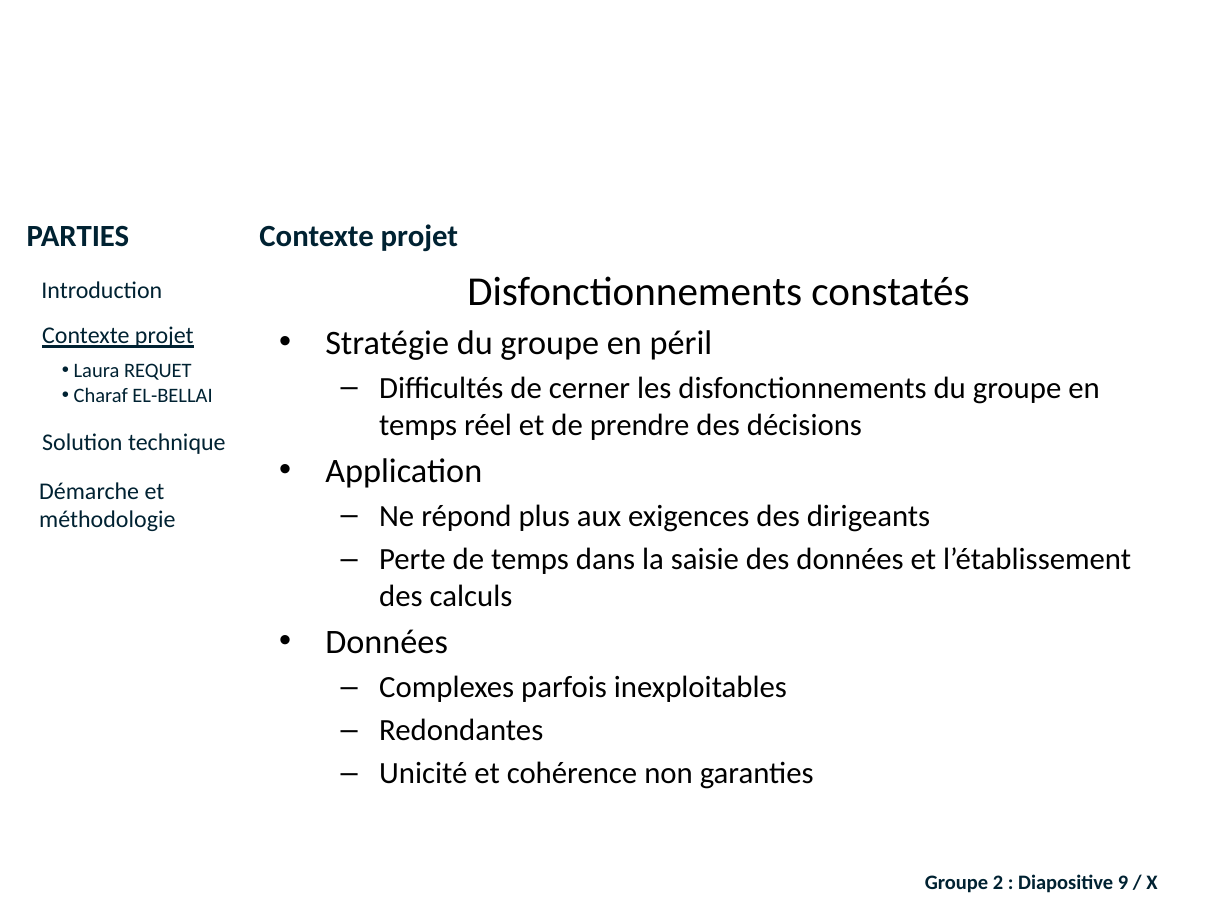
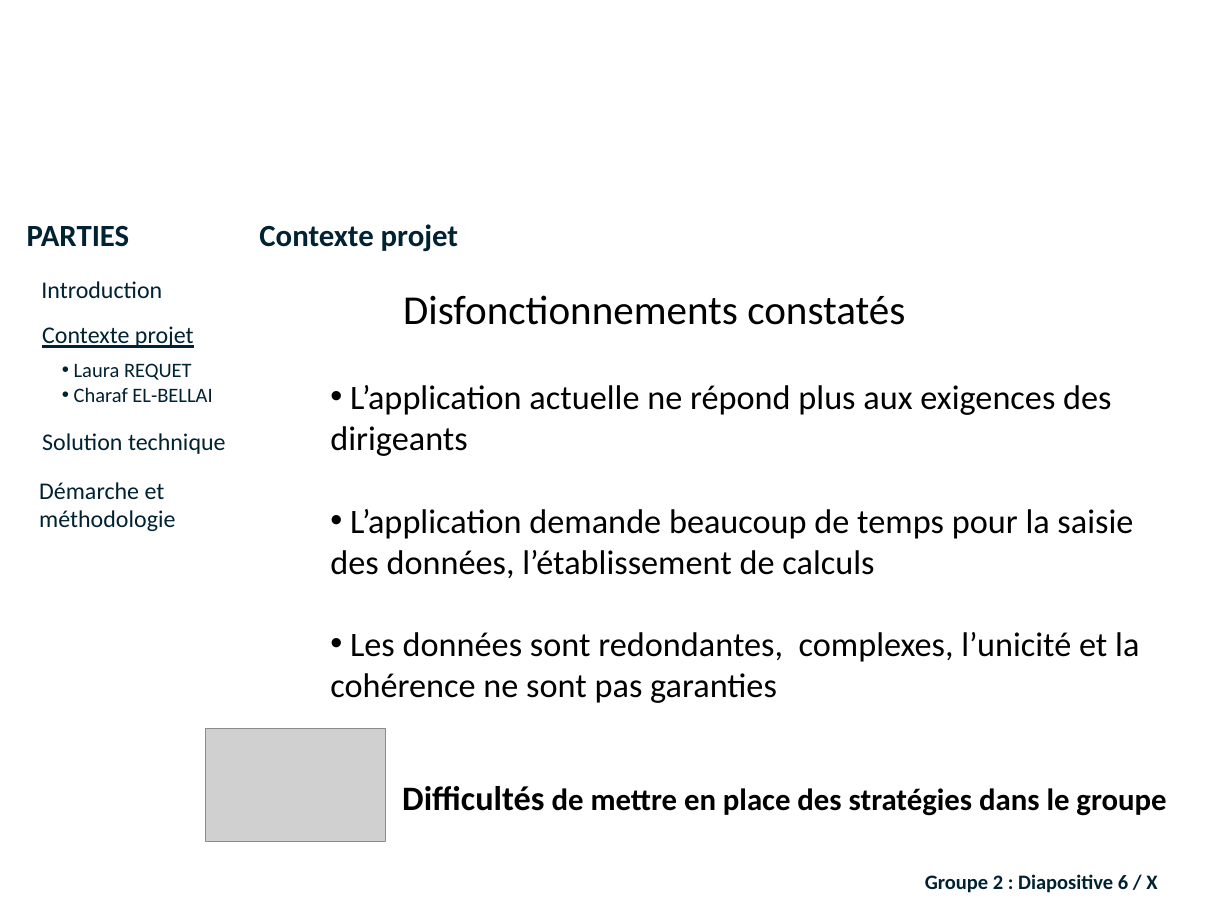
Before and after one commit to lobtec/dartiesgroupe2, a slide deck: slide 6 of PROJET/Soutenance Finale/Présentation finale.pptx (slide 9 before the commit). Drawn at 1232x924 pixels with LibreOffice and Linux fonts; fonts in the diff are those of the drawing; grey boxes stand for pictures; background and template pictures are left out. Boxes give left, top, right and bottom in pixels: in the first picture for what was removed or moved away, otherwise in the second. Text is boxed around its words. In the diff, an @@ line names an element or a change of style, - is before the commit and + after.

```diff
--- a/PROJET/Soutenance Finale/Présentation finale.pptx
+++ b/PROJET/Soutenance Finale/Présentation finale.pptx
@@ text removed at [325,276,1131,789] @@
-Disfonctionnements constatés
-• Stratégie du groupe en péril
-  – Difficultés de cerner les disfonctionnements du groupe en temps réel et de prendre des décisions
-• Application
-  – Ne répond plus aux exigences des dirigeants
-  – Perte de temps dans la saisie des données et l’établissement des calculs
-• Données
-  – Complexes parfois inexploitables
-  – Redondantes
-  – Unicité et cohérence non garanties
@@ text added at [403,295,905,325], 24 pt, text #000000 @@
+Disfonctionnements constatés
@@ text added at [330,385,1139,703], 20 pt, text #000000 @@
+• L’application actuelle ne répond plus aux exigences des dirigeants
+• L’application demande beaucoup de temps pour la saisie des données, l’établissement de calculs
+• Les données sont redondantes, complexes, l’unicité et la cohérence ne sont pas garanties
@@ picture added at [206,729,386,843] @@
@@ text added at [402,786,1166,816], 18 pt, text #000000, bold @@
+Difficultés de mettre en place des stratégies dans le groupe
@@ text at [925,874,1157,893]: text changed @@
-Groupe 2 : Diapositive 9 / X
+Groupe 2 : Diapositive 6 / X
```
Also in this commit, not shown: 31 other slides changed, 20 slides added, 42 slides removed.
